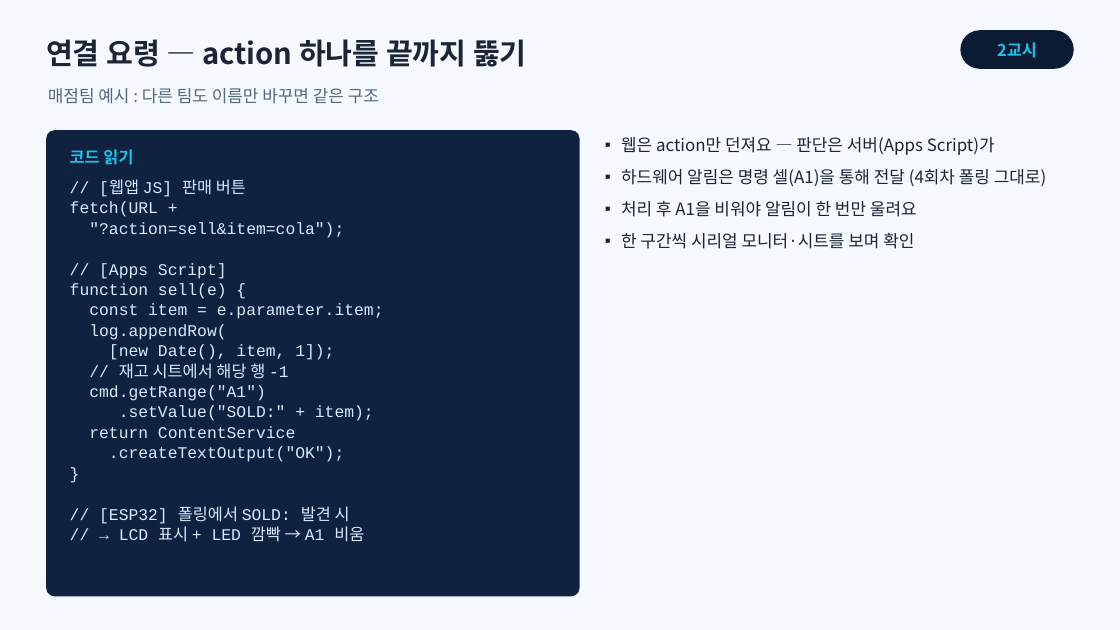
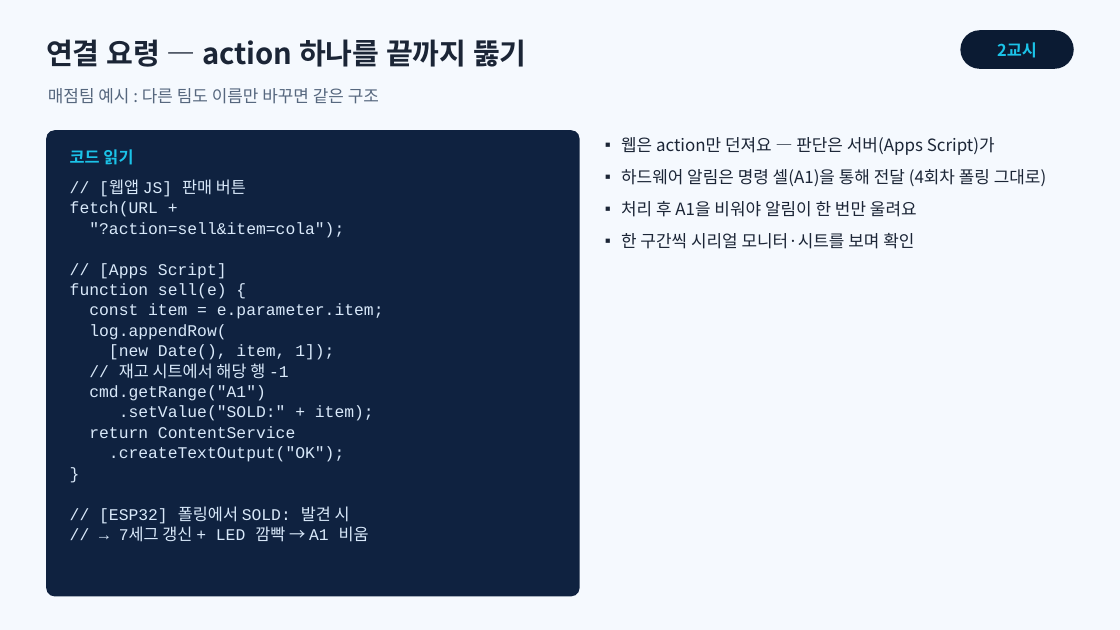
Before and after one commit to ralralra/eps32, a slide deck: slide 6 of esp32-class-projects/02_sessions/slides/6회차_핵심기능_구현.pptx. Drawn at 1120x630 pixels with LibreOffice and Linux fonts; fonts in the diff are those of the drawing. Boxes give left, top, right and bottom in pixels: in the first picture for what was removed or moved away, otherwise in the second. Text is boxed around its words. In the diff, an @@ line names an element or a change of style, - is before the commit and + after.

```diff
--- a/esp32-class-projects/02_sessions/slides/6회차_핵심기능_구현.pptx
+++ b/esp32-class-projects/02_sessions/slides/6회차_핵심기능_구현.pptx
@@ text at <box>119,523,369,542</box>: text changed @@
-// → LCD 표시 + LED 깜빡 → A1 비움
+// → 7세그 갱신 + LED 깜빡 → A1 비움
```
Also in this commit, not shown: 3 other slides changed, 33 other files.
